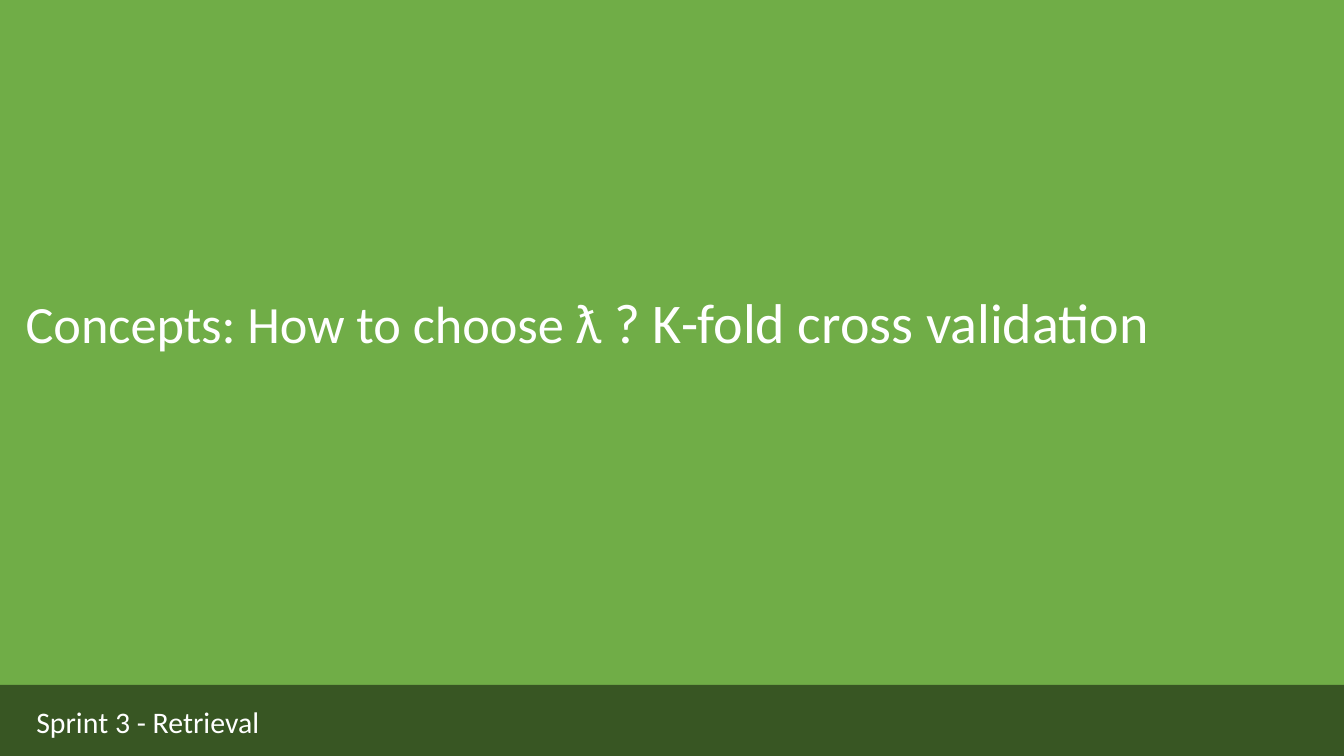
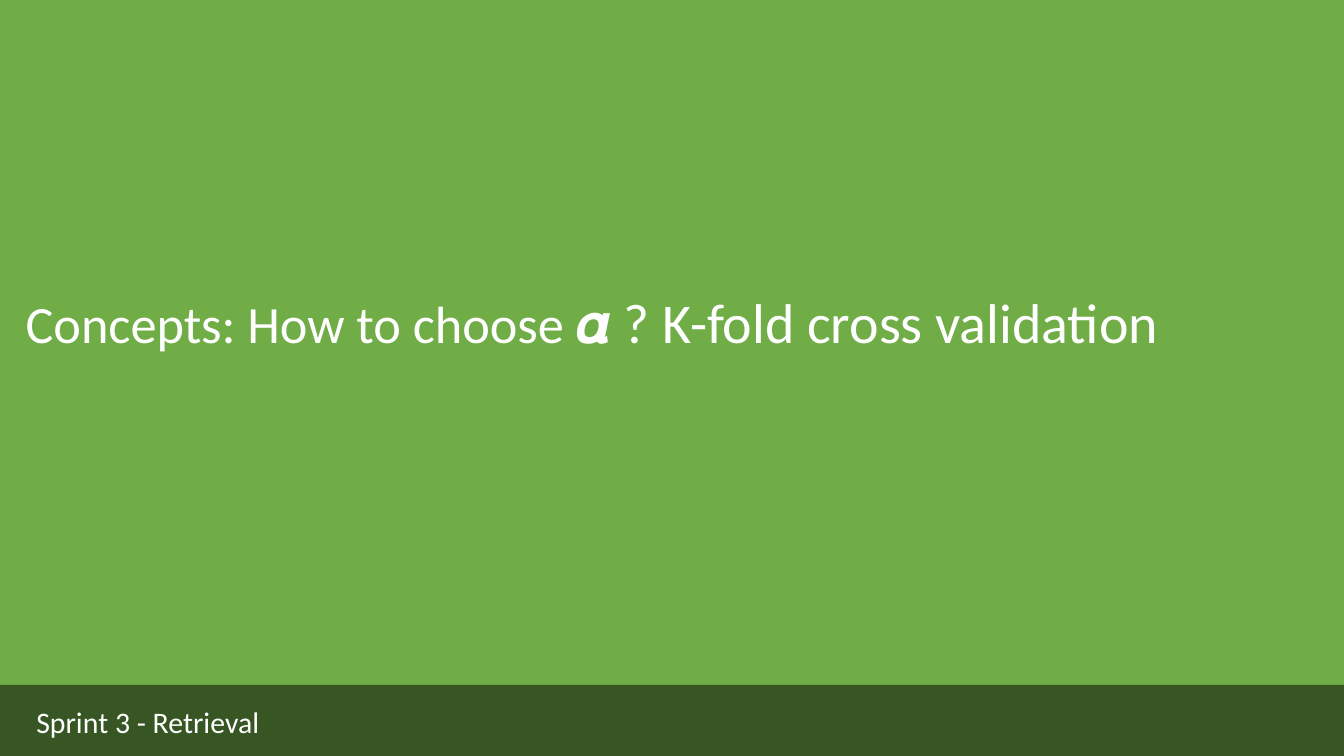
Before and after one commit to ua-dsf/ML_sprint, a slide deck: slide 31 of sprint1_regression/module1_regression_part2.pptx (slide 16 before the commit). Drawn at 1344x756 pixels with LibreOffice and Linux fonts; fonts in the diff are those of the drawing. Boxes give left, top, right and bottom in pixels: in the first picture for what was removed or moved away, otherwise in the second. Text is boxed around its words. In the diff, an @@ line names an element or a change of style, - is before the commit and + after.

```diff
--- a/sprint1_regression/module1_regression_part2.pptx
+++ b/sprint1_regression/module1_regression_part2.pptx
@@ text at (x1=26, y1=304, x2=1158, y2=352): text changed @@
-Concepts: How to choose ƛ ? K-fold cross validation
+Concepts: How to choose 𝜶 ? K-fold cross validation
```
Also in this commit, not shown: 13 other slides changed, 9 slides added, 5 other files.
